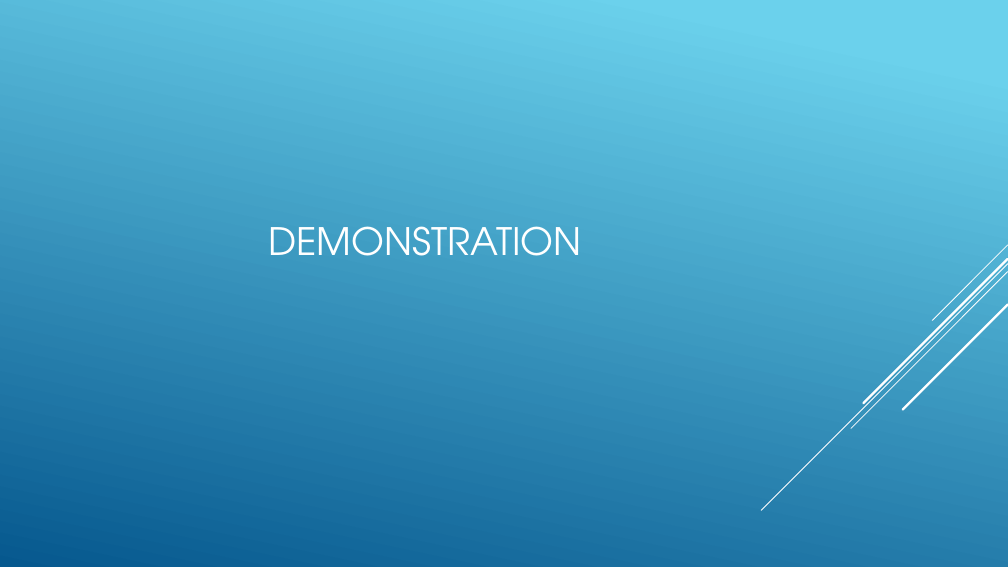
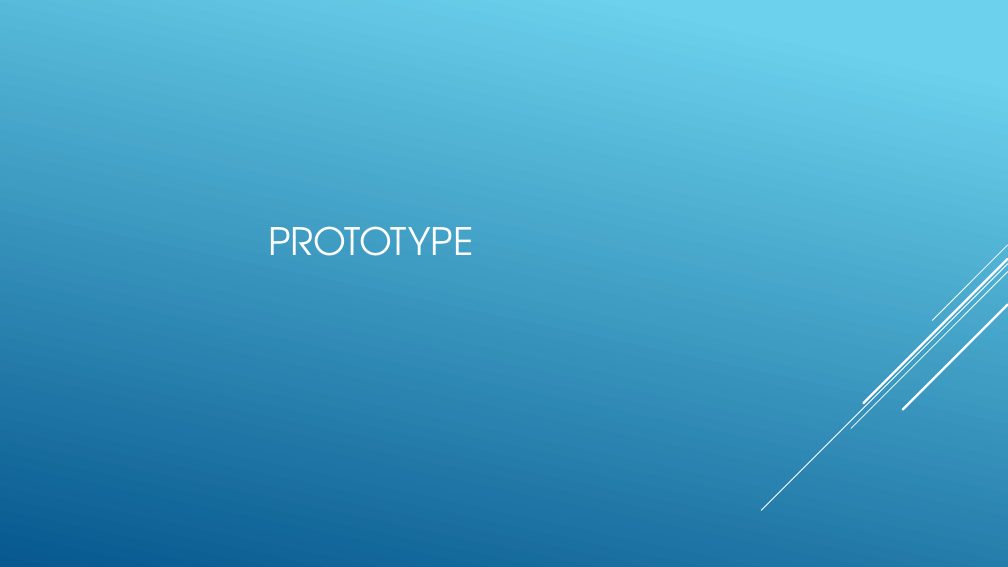
Before and after one commit to SDSMT-CSC464-F15/arm, a slide deck: slide 9 of Documents/ClientPresent2.pptx. Drawn at 1008x567 pixels with LibreOffice and Linux fonts; fonts in the diff are those of the drawing. Boxes give left, top, right and bottom in pixels: in the first picture for what was removed or moved away, otherwise in the second. Text is boxed around its words. In the diff, an @@ line names an element or a change of style, - is before the commit and + after.

```diff
--- a/Documents/ClientPresent2.pptx
+++ b/Documents/ClientPresent2.pptx
@@ title at <box>268,226,473,256</box>: text changed @@
-DEMONSTRATION
+PROTOTYPE
```
Also in this commit, not shown: 4 other slides changed, 1 other file.
